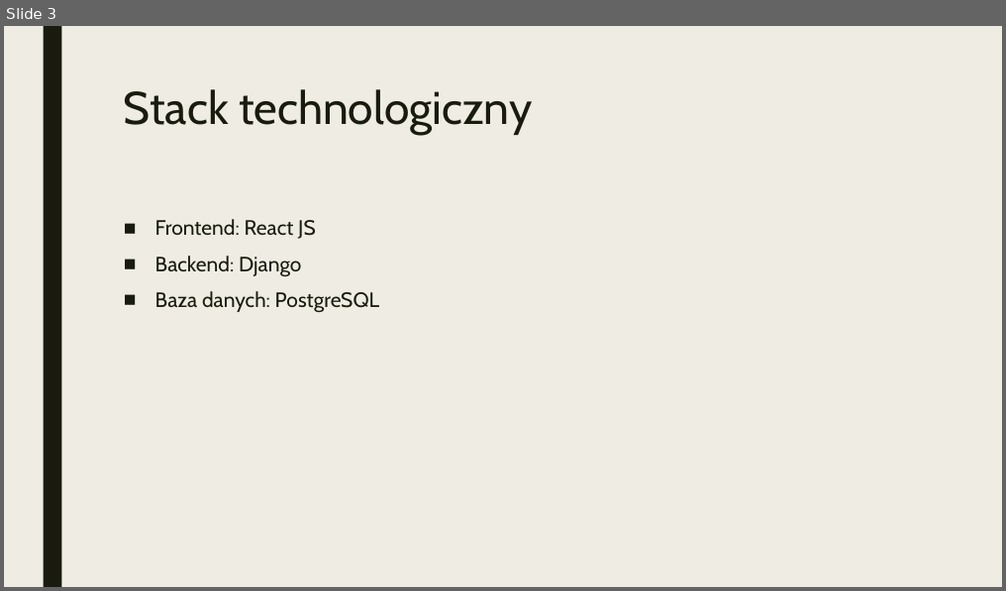
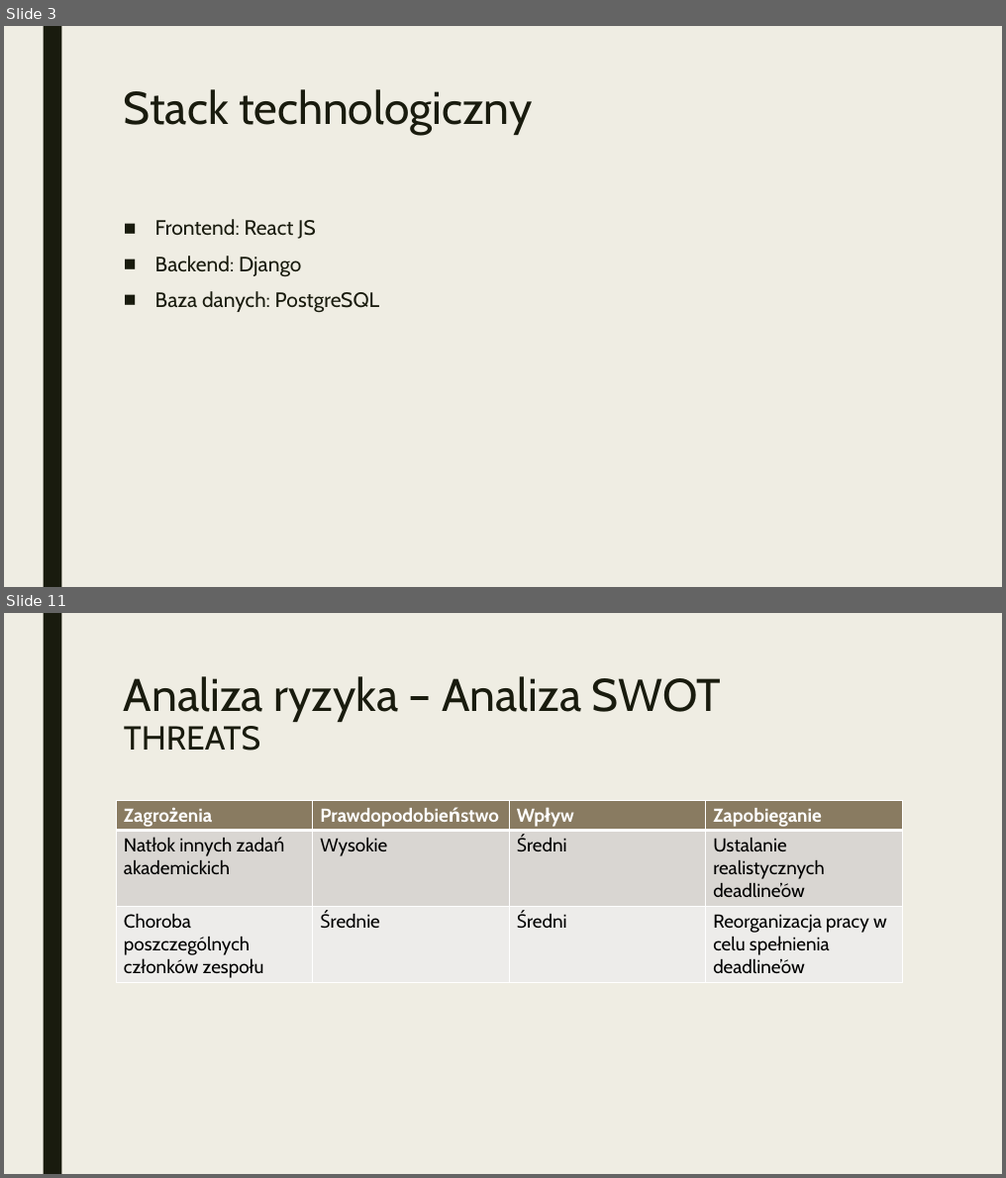
Before and after one commit to kacienk/Bydlac, a slide deck: EduResources/PrezentacjaInżynieria1.pptx. Shown one above the other, each under a label of ours: slide 3 before the commit, slides 3 and 11 after it; the slides between them are not shown. The pictures are 1006x591 and 1006x1178 pixels, drawn with LibreOffice and Linux fonts; fonts in the diff are those of the drawing. Boxes give left, top, right and bottom in pixels: in the first picture for what was removed or moved away, otherwise in the second. Text is boxed around its words. In the diff, an @@ line names an element or a change of style, - is before the commit and + after.

```diff
--- a/EduResources/PrezentacjaInżynieria1.pptx
+++ b/EduResources/PrezentacjaInżynieria1.pptx
@@ slide 11 added at box(4, 613, 1002, 1174), background #EFEDE3; not listed: 1 template element that a slide beside it also shows @@
@@ title added at box(124, 676, 722, 751), 44 pt, text #191B0E @@
+Analiza ryzyka – Analiza SWOT
+THREATS
@@ table added at box(116, 800, 901, 980), 3 rows, 4 columns @@
+Zagrożenia | Prawdopodobieństwo | Wpływ | Zapobieganie
+Natłok innych zadań akademickich | Wysokie | Średni | Ustalanie realistycznych deadline’ów
+Choroba poszczególnych członków zespołu | Średnie | Średni | Reorganizacja pracy w celu spełnienia deadline’ów
```
Also in this commit, not shown: 7 slides changed, 1 other slide added, 1 other file.
